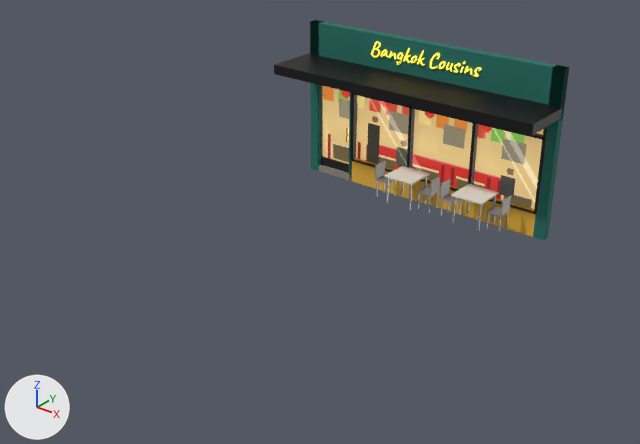
A saved change to the glTF model art/models/props/venues/bangkok_cousins.glb.
The view is the same before and after, from a 50 mm camera at (10.95, -17.87, 9.23) aimed at (0.25, -4.5, 0.94). The axes (+X, +Y, +Z) are drawn at lower left. The lights are the same throughout. The picture after the commit comes second. Objects named as collision shapes, trigger or cutter boxes, shadow casters or lower levels of detail are left out. Vertices at exactly the same position are counted once.

Script lines for the objects in view, before the commit:
```python
me_bangkokcousins = bpy.data.meshes.new('BangkokCousins')
me_bangkokcousins.from_pydata(...)  # 3772 vertices, 7218 faces; spans x -3.55..3.55, y -1.6..0.0, z -0.17..3.91
me_bangkokcousins.materials.append(mat_vn_wall)  # dark cyan #1f6f63
me_bangkokcousins.materials.append(mat_vn_step)  # grey #8f8a80
me_bangkokcousins.materials.append(mat_vn_trim)  # black #141414
me_bangkokcousins.materials.append(mat_vn_glow_bangkok_cousins)
me_bangkokcousins.materials.append(mat_vn_brass)  # orange #b8913f
me_bangkokcousins.materials.append(mat_vn_wall2)  # orange #e8b33a
me_bangkokcousins.materials.append(mat_vn_neon_bangkok_cousins)  # yellow #ffd84a, glowing yellow #ffd84a
me_bangkokcousins.materials.append(mat_vn_box)  # black #141414
me_bangkokcousins.materials.append(mat_vn_lamp_bangkok_cousins)  # beige #fff2d0, glowing beige #ffe2a8
me_bangkokcousins.materials.append(mat_vn_table_bangkok_cousins)  # white #e9e5dc
me_bangkokcousins.materials.append(mat_vn_steel)  # grey #9ea2a3
me_bangkokcousins.materials.append(mat_vn_chair_bangkok_cousins)  # grey #9ea2a3
ob_bangkokcousins = bpy.data.objects.new('BangkokCousins', me_bangkokcousins)
ob_bangkokcousins.location = (0.0, 0.0, 0.0)
```
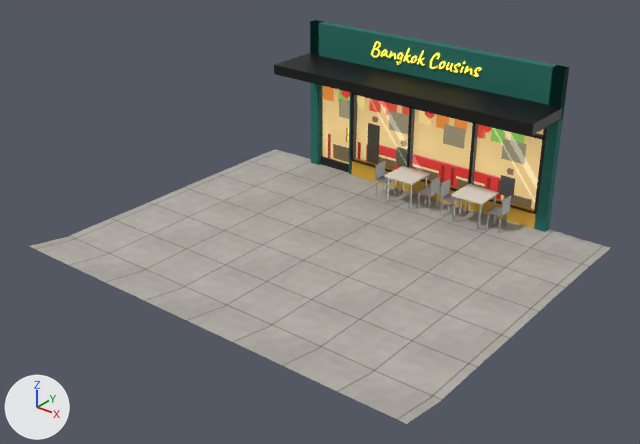
Where the change shows, as pixel boxes [x1, y1, x2, y2] in the pictures (640 x 444 px):
'BangkokCousins', reshaped (97% wider, 83% taller)
    before: [274, 20, 569, 240]
    after: [29, 20, 610, 424]
part 1 of me_bangkokcousins, added
    after: [29, 149, 610, 424]

The edits, one by one:
Picture 'sidewalk' (img_sidewalk) is new.
Material 'VN_Pave' (mat_vn_pave) is new.
Its texture is img_sidewalk.
Its roughness is 0.95.
me_bangkokcousins is used by ob_bangkokcousins; location (0.0, 0.0, 0.0).
me_bangkokcousins had 3772 vertices, 7218 faces and spanned x -3.55..3.55, y -1.6..0.0, z -0.17..3.91.
me_bangkokcousins now has 4150 vertices, 7898 faces and spans x -5.0..5.0, y -8.25..0.0, z -0.17..3.91.
me_bangkokcousins part 1: a new loose piece of 378 vertices spanning x -5.0..5.0, y -8.25..0.0, z -0.03..0.25, in mat_vn_pave (picture img_sidewalk).
me_bangkokcousins gains material mat_vn_pave (picture img_sidewalk).
